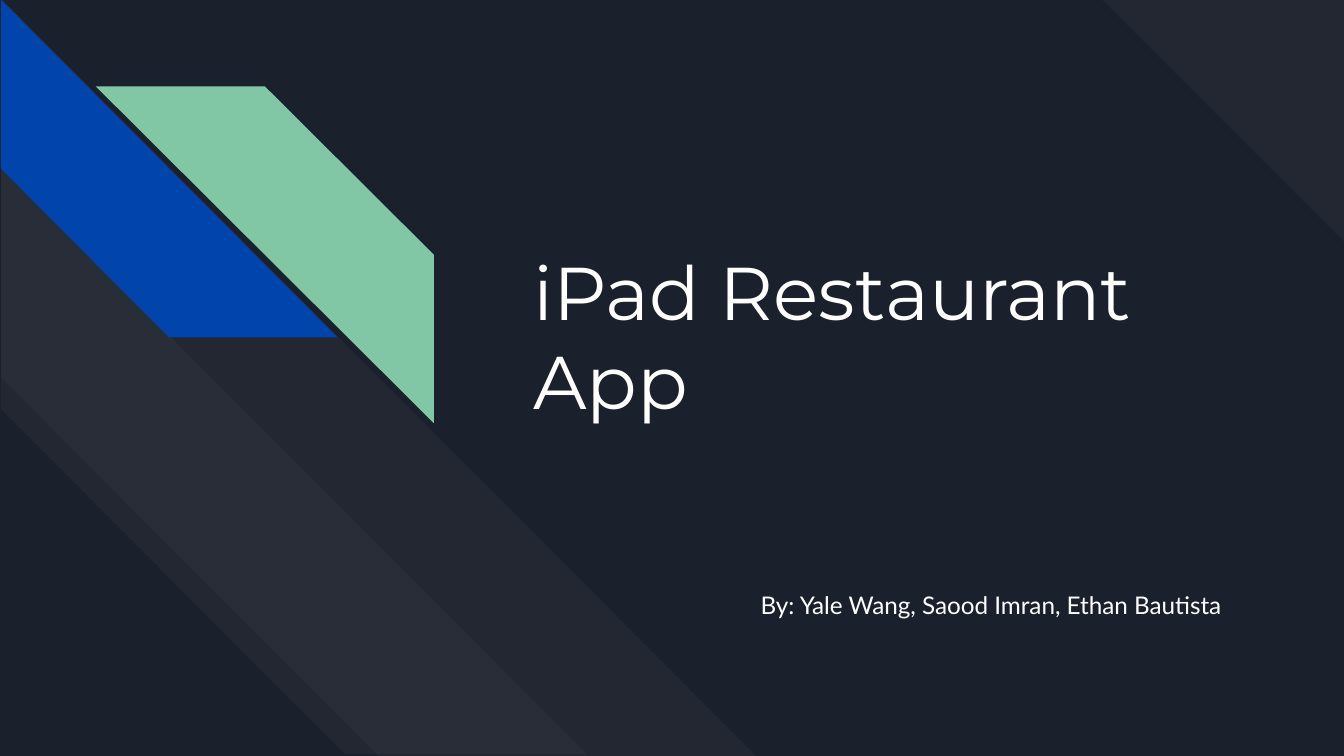
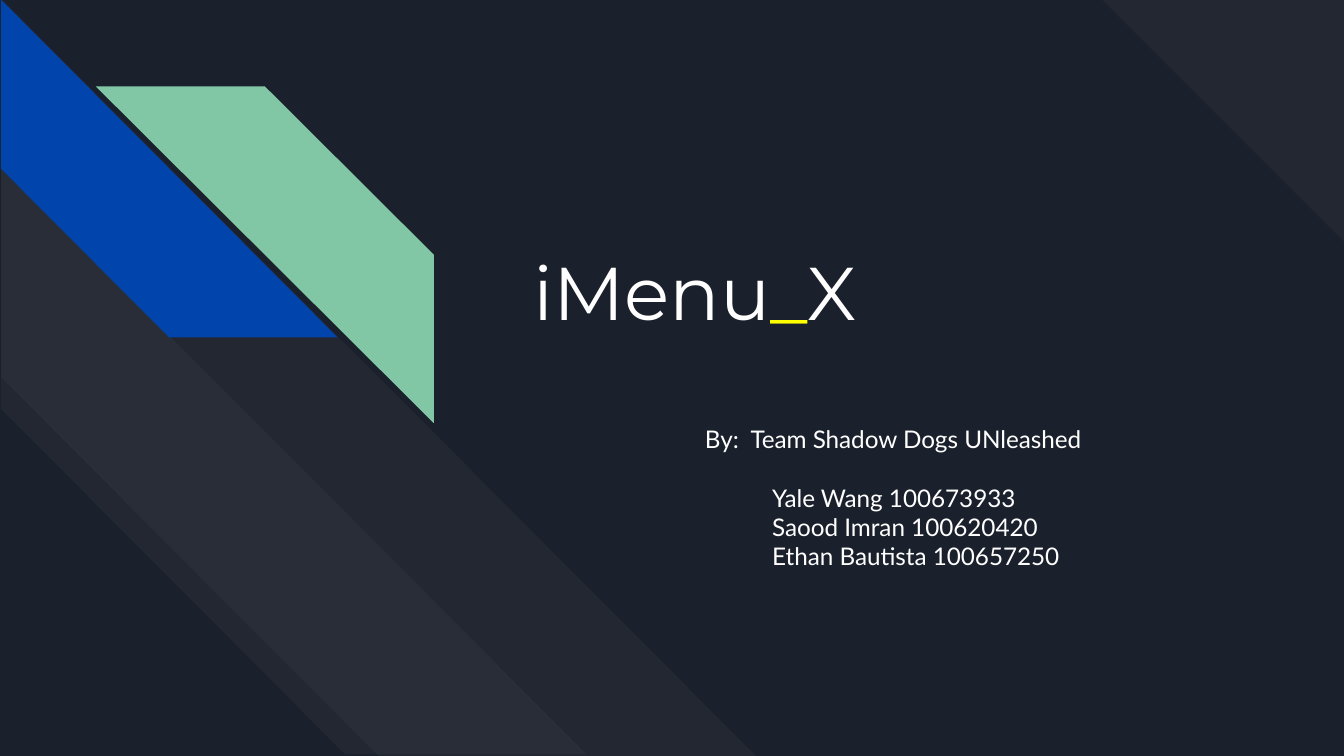
Before and after one commit to SPM-OT/lab-5-team-shadow-dogs-unleashed, a slide deck: slide 1 of iPad Restaurant App.pptx. Drawn at 1344x756 pixels with LibreOffice and Linux fonts; fonts in the diff are those of the drawing. Boxes give left, top, right and bottom in pixels: in the first picture for what was removed or moved away, otherwise in the second. Text is boxed around its words. In the diff, an @@ line names an element or a change of style, - is before the commit and + after.

```diff
--- a/iPad Restaurant App.pptx
+++ b/iPad Restaurant App.pptx
@@ title at <box>533,264,856,324</box>: text changed @@
-iPad Restaurant App
+iMenu_X
@@ subtitle at <box>705,430,1081,565</box>: text changed @@
-By: Yale Wang, Saood Imran, Ethan Bautista
+By: Team Shadow Dogs UNleashed
+Yale Wang 100673933
+Saood Imran 100620420
+Ethan Bautista 100657250
```
Also in this commit, not shown: 5 other slides changed, 1 slide added.
